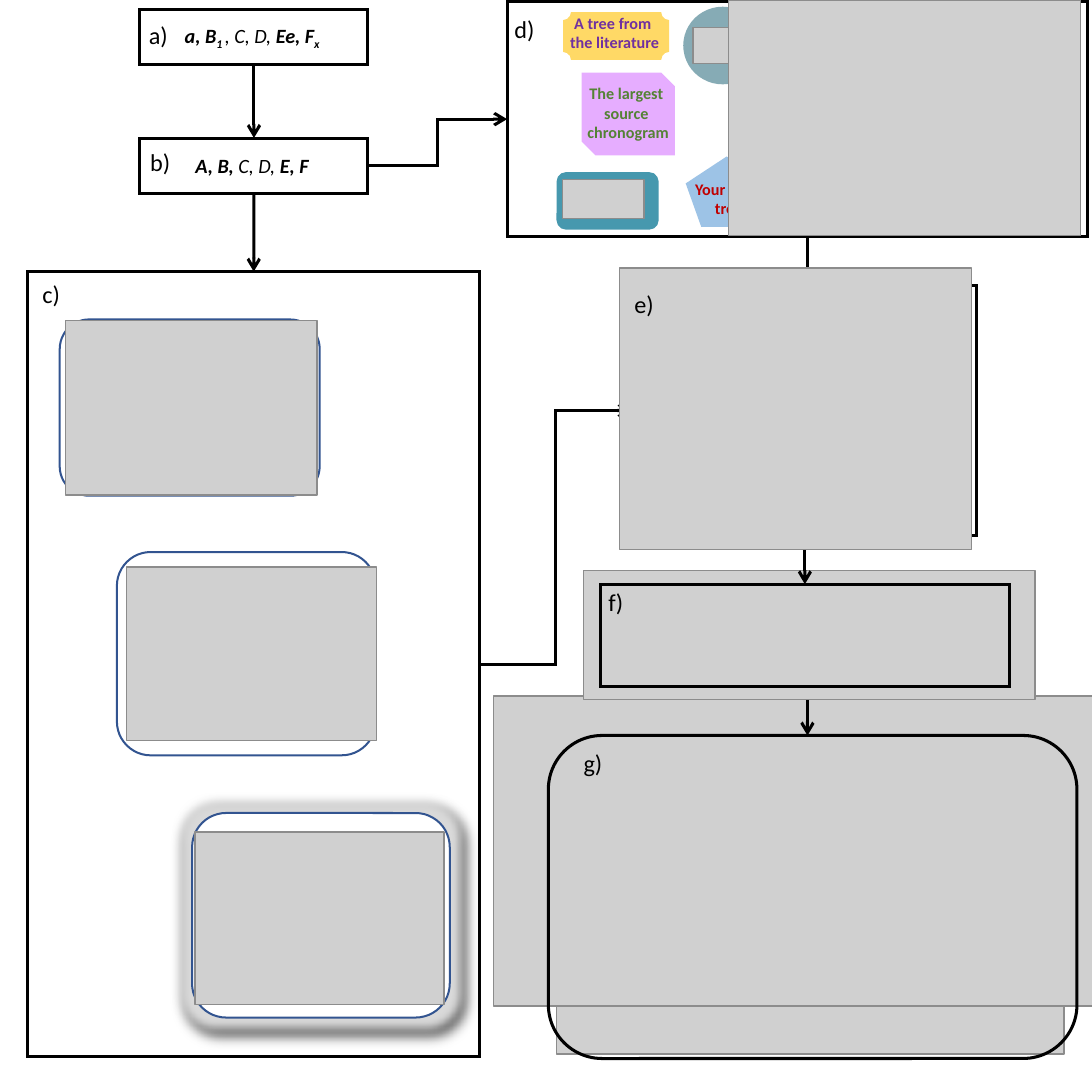
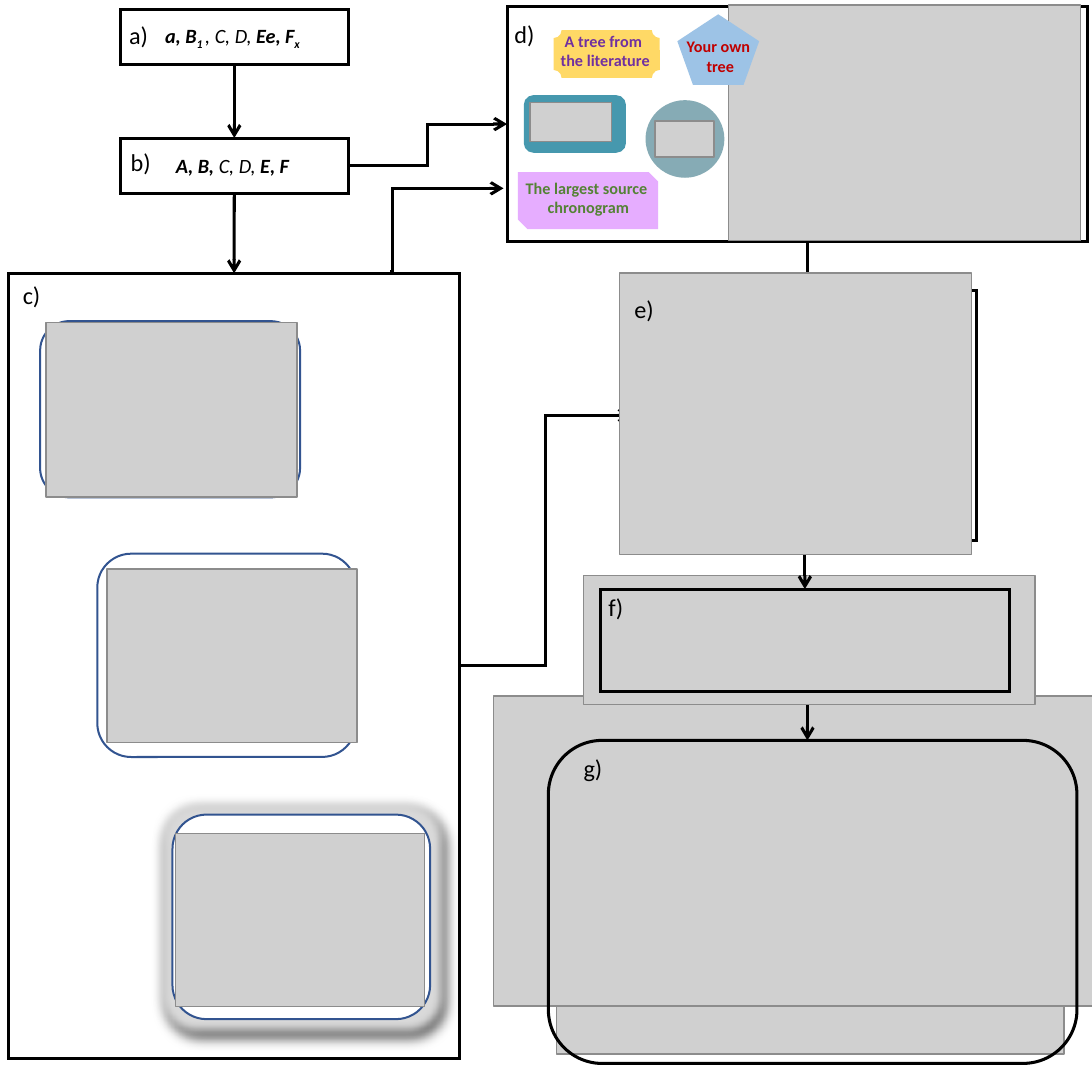
Before and after one commit to LunaSare/datelifeMS1, a slide deck: slide 1 of figures/figure-workflow/figure1-new-cycle-vertical-no-bg.pptx. Drawn at 1092x1092 pixels with LibreOffice and Linux fonts; fonts in the diff are those of the drawing; grey boxes stand for pictures. Boxes give left, top, right and bottom in pixels: in the first picture for what was removed or moved away, otherwise in the second. Text is boxed around its words. In the diff, an @@ line names an element or a change of style, - is before the commit and + after.

```diff
--- a/figures/figure-workflow/figure1-new-cycle-vertical-no-bg.pptx
+++ b/figures/figure-workflow/figure1-new-cycle-vertical-no-bg.pptx
@@ text "A tree from": place and size @@
-text "A tree from" at bbox=[570, 18, 659, 48]
+text "A tree from" at bbox=[561, 36, 650, 66]
@@ text "Your own" rewrapped from bbox=[695, 184, 742, 219] to bbox=[687, 41, 750, 72] @@
@@ pentagon: place and size @@
-pentagon at bbox=[686, 156, 767, 226]
+pentagon at bbox=[677, 15, 759, 84]
@@ plaque: place and size @@
-plaque at bbox=[563, 12, 670, 60]
+plaque at bbox=[553, 31, 660, 79]
@@ rounded rectangle: place and size @@
-rounded rectangle at bbox=[556, 172, 658, 230]
+rounded rectangle at bbox=[524, 95, 626, 153]
@@ picture: place and size @@
-picture at bbox=[563, 179, 645, 218]
+picture at bbox=[530, 102, 612, 141]
@@ ellipse: place and size @@
-ellipse at bbox=[683, 7, 761, 84]
+ellipse at bbox=[645, 100, 724, 178]
@@ elbow arrow moved from (368, 166) - (507, 119) to (348, 166) - (507, 124) @@
@@ picture: place and size @@
-picture at bbox=[693, 28, 751, 64]
+picture at bbox=[655, 121, 713, 157]
@@ text "The largest source": place and size @@
-text "The largest source" at bbox=[587, 87, 668, 141]
+text "The largest source" at bbox=[526, 182, 647, 216]
@@ snip diag rect: place and size @@
-snip diag rect at bbox=[581, 73, 674, 156]
+snip diag rect at bbox=[518, 172, 658, 229]
@@ 5 texts, 3 pictures, 3 rectangles, 2 arrows, 1 rounded rectangle: place and size @@
-5 texts, 3 pictures, 3 rectangles, 2 arrows, 1 rounded rectangle at bbox=[28, 9, 479, 1057]
+5 texts, 3 pictures, 3 rectangles, 2 arrows, 1 rounded rectangle at bbox=[9, 9, 460, 1059]
@@ elbow arrow added from (390, 271) to (504, 188), #000000 1.5 pt @@
@@ text at bbox=[526, 182, 647, 197]: text changed @@
-The largest
-source
+The largest source
@@ rounded rectangle: place and size @@
-rounded rectangle at bbox=[60, 319, 320, 495]
+rounded rectangle at bbox=[41, 322, 301, 498]
@@ elbow arrow moved from (479, 664) - (632, 411) to (460, 665) - (632, 415) @@
@@ 4 texts, 3 pictures, 3 rectangles, 3 arrows, 1 rounded rectangle: place and size @@
-4 texts, 3 pictures, 3 rectangles, 3 arrows, 1 rounded rectangle at bbox=[507, 0, 1088, 1059]
+4 texts, 3 pictures, 3 rectangles, 3 arrows, 1 rounded rectangle at bbox=[507, 4, 1088, 1064]
@@ rounded rectangle: place and size @@
-rounded rectangle at bbox=[192, 812, 450, 1016]
+rounded rectangle at bbox=[172, 815, 430, 1019]
```
Also in this commit, not shown: 16 other files.
